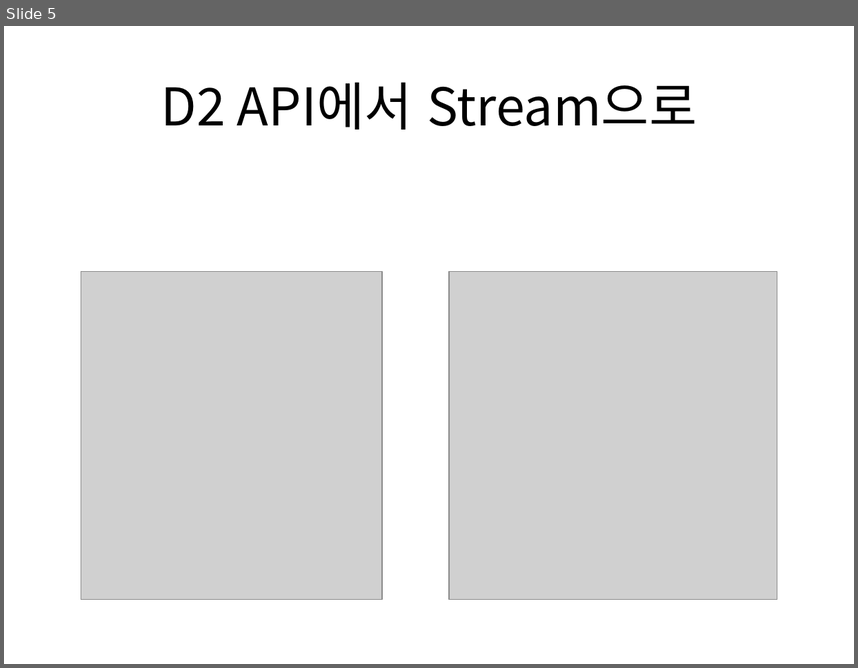
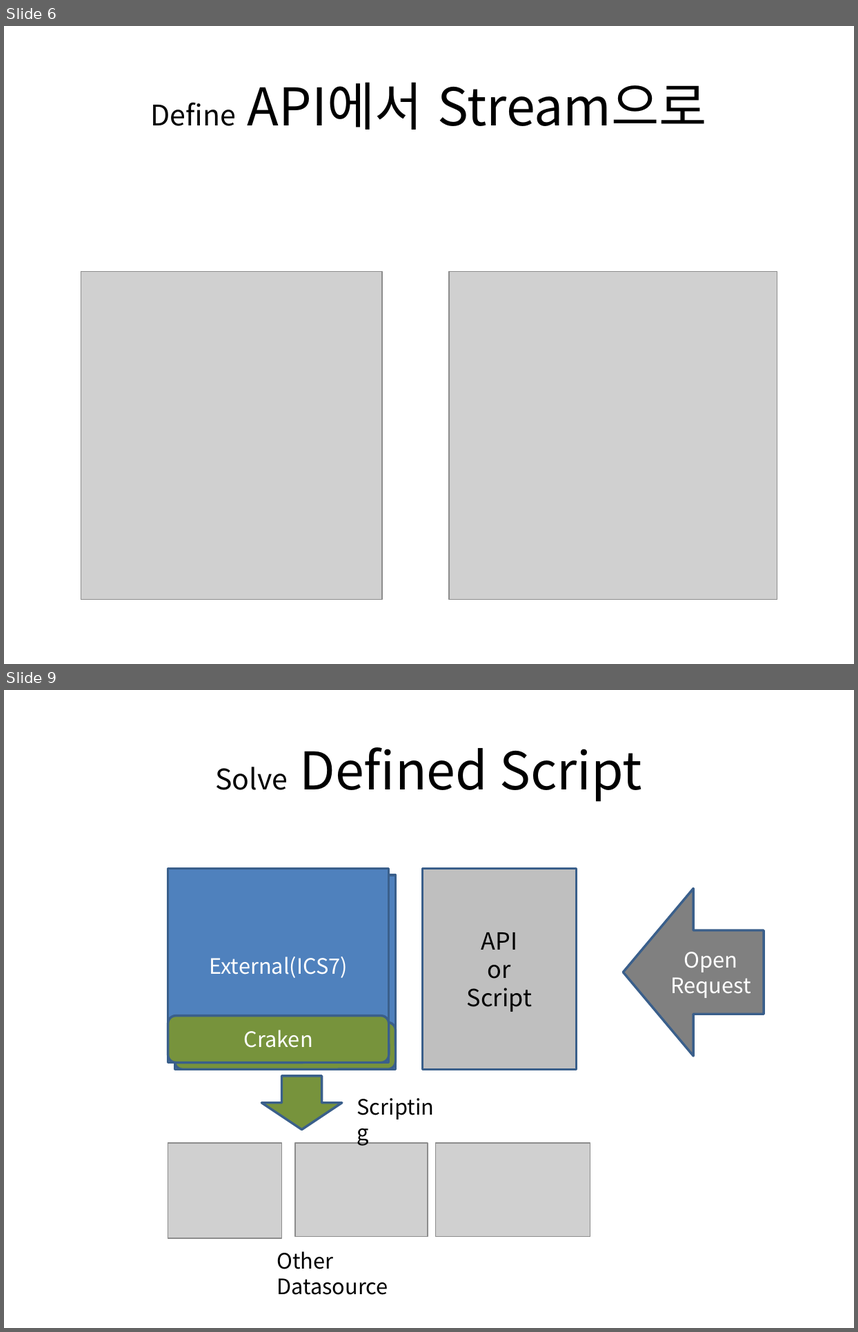
Before and after one commit to bleujin/external, a slide deck: resource/docs/first.pptx. Shown one above the other, each under a label of ours: slide 5 before the commit, slides 6 and 9 after it; the slides between them are not shown. The pictures are 858x668 and 858x1332 pixels, drawn with LibreOffice and Linux fonts; fonts in the diff are those of the drawing; grey boxes stand for pictures. Boxes give left, top, right and bottom in pixels: in the first picture for what was removed or moved away, otherwise in the second. Text is boxed around its words. In the diff, an @@ line names an element or a change of style, - is before the commit and + after.

```diff
--- a/resource/docs/first.pptx
+++ b/resource/docs/first.pptx
@@ slide 9 added at [4,690,854,1328], background #FFFFFF @@
@@ title added at [215,747,642,802], 44 pt, text #000000 @@
+Solve Defined Script
@@ rectangle added at [168,869,389,1063], fill #4F81BD, outline #3A5F8C 2 pt, 18 pt, text #FFFFFF @@
+External(ICS7)
@@ rectangle added at [175,876,396,1069], fill #4F81BD, outline #3A5F8C 2 pt, 18 pt, text #FFFFFF @@
+External(ICS7)
@@ rectangle added at [422,869,576,1069], fill #BFBFBF, outline #3A5F8C 2 pt, 20 pt, text #000000 @@
+API
+or
+Script
@@ left arrow added at [623,888,763,1056], fill #808080, outline #3A5F8C 2 pt, 18 pt, text #FFFFFF @@
+Open
+Request
@@ rounded rectangle added at [168,1016,389,1063], fill #77933C, outline #3A5F8C 2 pt, 18 pt, text #FFFFFF @@
+Craken
@@ rounded rectangle added at [175,1023,396,1069], fill #77933C, outline #3A5F8C 2 pt, 18 pt, text #FFFFFF @@
+Craken
@@ down arrow added at [261,1076,341,1130], fill #77933C, outline #3A5F8C 2 pt @@
@@ text added at [349,1089,452,1123], 18 pt, text #000000 @@
+Scripting
@@ picture added at [168,1142,282,1237] @@
@@ picture added at [296,1142,428,1236] @@
@@ picture added at [436,1142,590,1236] @@
@@ text added at [277,1251,388,1294], 18 pt, text #000000 @@
+Other Datasource
@@ what was slide 5 is now slide 6 @@
@@ slide 6 changed as well @@
@@ title at [151,82,707,129]: text changed @@
-D2 API에서 Stream으로
+Define API에서 Stream으로
```
Also in this commit, not shown: 3 other slides changed, 4 other slides added, 4 slides removed, 4 other files.
